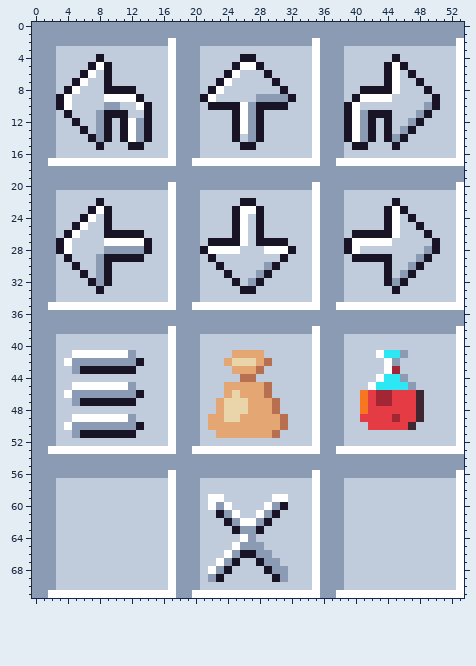
File history of a sprite sheet, src/client/img/crawler_buttons/buttons_notext_down.png. Above, as it was before the edit.
The file is 54x72 pixels.
The same view after the edit:
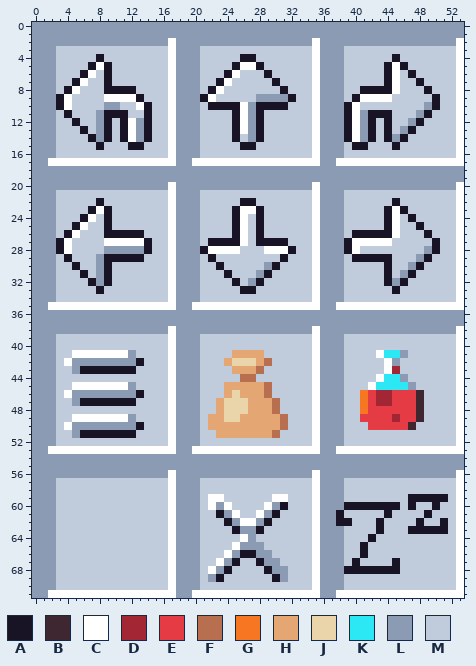
Palette (. is transparent): A #181425  B #3e2731  C #ffffff  D #a22633  E #e43b44  F #b86f50  G #f77622  H #e4a672  J #ead4aa  K #2ce8f5  L #8b9bb4  M #c0cbdc
From old to new:
{"y":59,"x":47,"old":"MMMMM","new":"AAAAA"}
{"y":60,"x":39,"old":"MMMMMMM","new":"AAAAAAA"}
{"y":60,"x":47,"old":"M","new":"A"}
{"y":60,"x":50,"old":"M","new":"A"}
{"y":61,"x":38,"old":"L","new":"A"}
{"y":61,"x":44,"old":"M","new":"A"}
{"y":61,"x":49,"old":"M","new":"A"}
{"y":62,"x":38,"old":"LM","new":"AA"}
{"y":62,"x":43,"old":"M","new":"A"}
{"y":62,"x":48,"old":"M","new":"A"}
{"y":62,"x":51,"old":"M","new":"A"}
{"y":63,"x":43,"old":"M","new":"A"}
{"y":63,"x":47,"old":"MMMMM","new":"AAAAA"}
{"y":64,"x":42,"old":"M","new":"A"}
{"y":65,"x":41,"old":"M","new":"A"}
{"y":66,"x":41,"old":"M","new":"A"}
{"y":67,"x":40,"old":"M","new":"A"}
{"y":67,"x":45,"old":"M","new":"A"}
{"y":68,"x":39,"old":"MMMMMMM","new":"AAAAAAA"}
{"label":"changed","picture_box":[336,494,448,574]}
